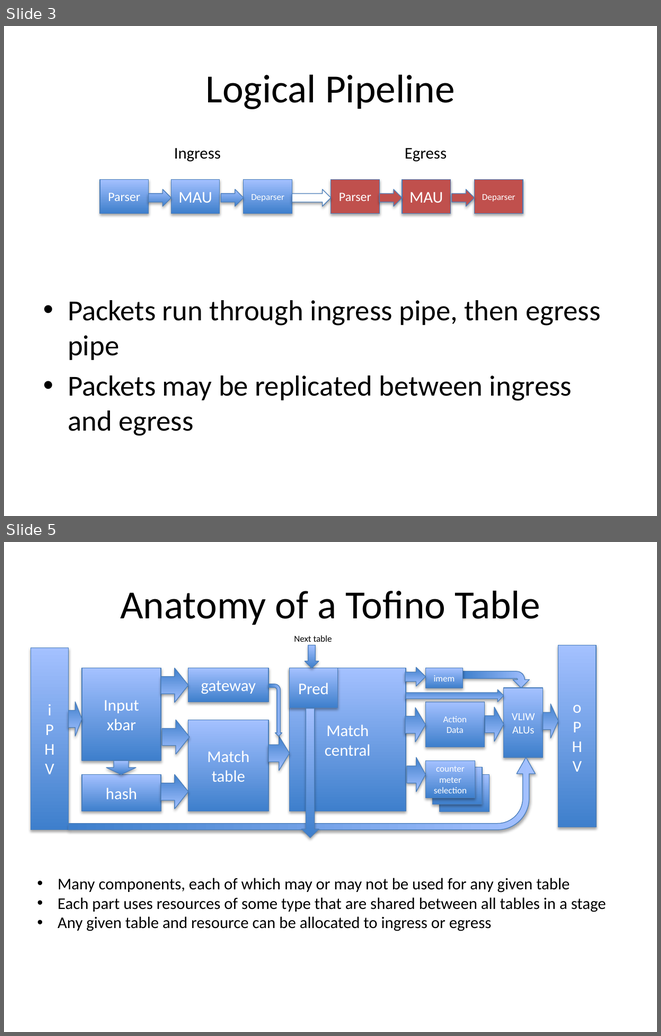
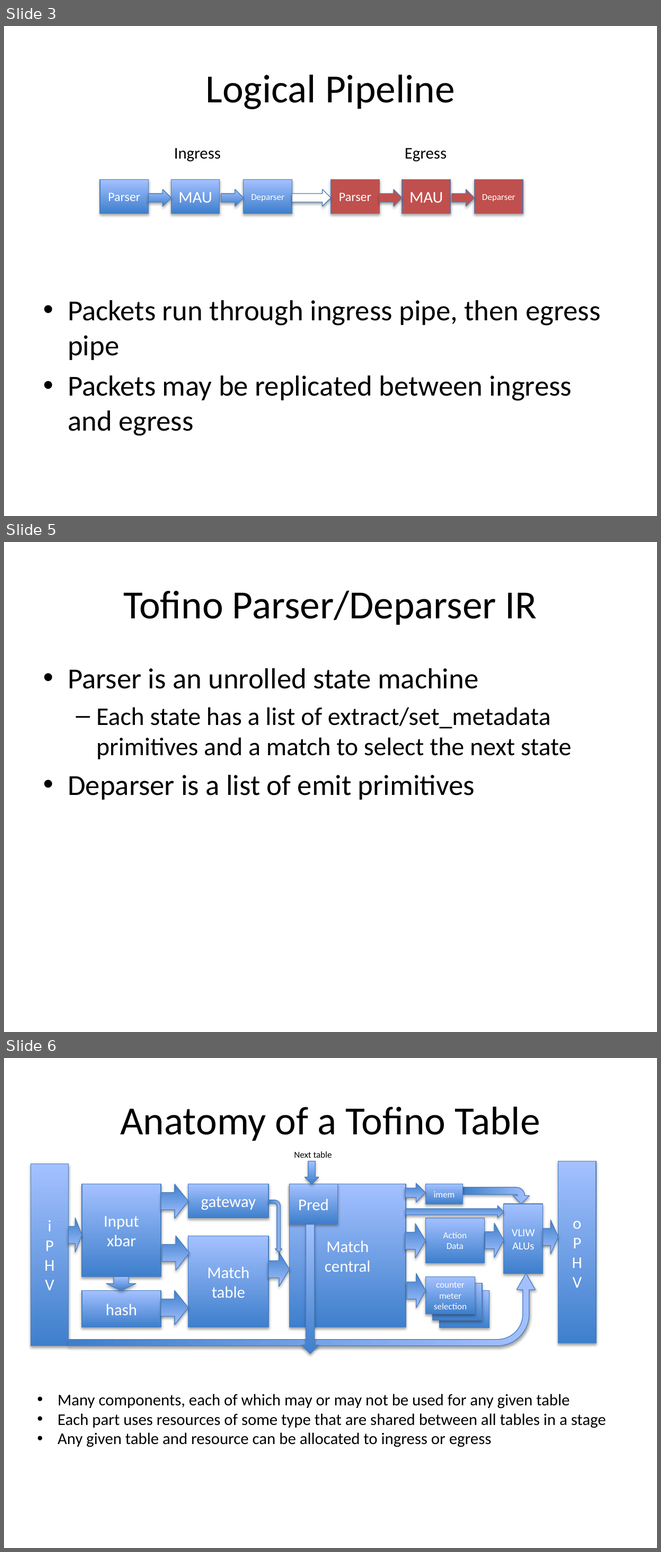
Before and after one commit to p4lang/bf-p4c, a slide deck: docs/TofinoBackend.pptx. Shown one above the other, each under a label of ours: slides 3 and 5 before the commit, slides 3, 5 and 6 after it; the slides between them are not shown. The pictures are 661x1036 and 661x1552 pixels, drawn with LibreOffice and Linux fonts; fonts in the diff are those of the drawing. Boxes give left, top, right and bottom in pixels: in the first picture for what was removed or moved away, otherwise in the second. Text is boxed around its words. In the diff, an @@ line names an element or a change of style, - is before the commit and + after.

```diff
--- a/docs/TofinoBackend.pptx
+++ b/docs/TofinoBackend.pptx
@@ slide 5 added at <box>4,542,657,1032</box>, background #FFFFFF @@
@@ title added at <box>123,590,537,625</box>, 44 pt, text #000000 @@
+Tofino Parser/Deparser IR
@@ text added at <box>68,668,571,800</box>, 28 pt, text #000000 @@
+• Parser is an unrolled state machine
+  – Each state has a list of extract/set_metadata primitives and a match to select the next state
+• Deparser is a list of emit primitives
@@ what was slide 5 is now slide 6 @@
```
Also in this commit, not shown: 2 slides changed, 9 other slides added, 1 slide removed.
